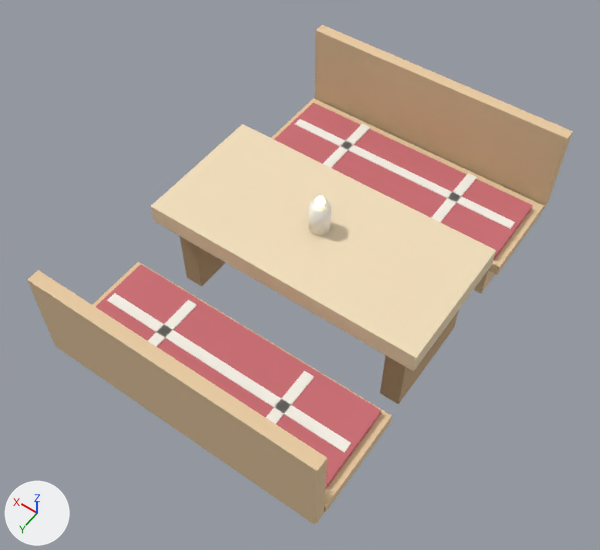
An edit to the glTF model cafe-chaos/game/public/models/table-ca-4.glb, drawn before and after from the same camera.
Camera for both pictures: a 50 mm lens placed at (-0.0677, 0.1023, 0.1676), pointed at (0.0013, 0.0057, 0.0158). Lighting does not change. The marker at lower left points along +X, +Y and +Z. The older version comes first. Where no turn or scale is listed for an object, it has been applied to the vertices. Vertices at exactly the same position are counted once.

Objects in the first picture: 'BenchBack', 'BenchBackCushion', 'BenchBackStripes', 'BenchFront', 'BenchFrontCushion', 'BenchFrontStripes', 'Candle', 'Legs', 'Top.001' and 1 more.
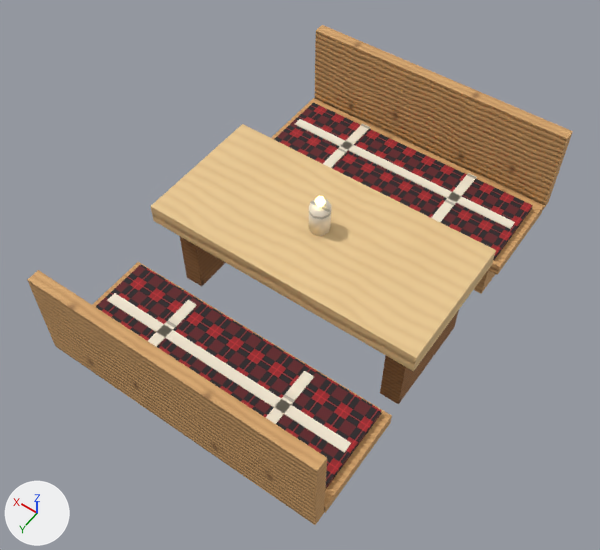
What differs and where, as boxes (x1, y1, x2, y2) in the pictures (600 x 550 px):
'Top.001', surface changed: (151, 124, 496, 371) in both
'BenchFront', surface changed (darker): (271, 25, 573, 293) in both
'BenchBack', surface changed (darker): (27, 262, 392, 525) in both
'BenchBackCushion', surface changed (pink to red): (96, 264, 381, 488) in both
'BenchFrontCushion', surface changed (pink to red): (274, 103, 533, 260) in both
'BenchBackStripes', surface changed: (107, 293, 351, 452) in both
'BenchFrontStripes', surface changed: (295, 119, 515, 229) in both
'Legs', surface changed: (180, 236, 459, 404) in both
'Candle', surface changed: (308, 199, 331, 236) in both

The change, as a list of edits to the scene's bpy script:
```text
Change mat_pine:
    where n0 = _N.new('ShaderNodeBsdfPrincipled'); n0.name = 'Principled BSDF'
    remove n0.inputs[0].default_value = (0.82, 0.6, 0.36, 1.0)  # 'Base Color', beige #eacba2
    add n2 = _N.new('ShaderNodeTexImage'); n2.name = 'Image Texture'
    add n2.image = img_tex_pine
    add n3 = _N.new('ShaderNodeNormalMap'); n3.name = 'Normal Map'
    add n3.uv_map = 'UVMap'
    add n4 = _N.new('ShaderNodeTexImage'); n4.name = 'Image Texture.001'
    add n4.image = img_nrm_pine
    add _L.new(n2.outputs[0], n0.inputs[0])  # 'Color' to 'Base Color'
    add _L.new(n3.outputs[0], n0.inputs[5])  # 'Normal' to 'Normal'
    add _L.new(n4.outputs[0], n3.inputs[1])  # 'Color' to 'Color'
Change mat_plaid:
    remove mat_plaid.base_color = (0.62, 0.16, 0.18)  # pink #ce6f76
    add mat_plaid.texture = img_tex_plaid
Change mat_cream:
    where n0 = _N.new('ShaderNodeBsdfPrincipled'); n0.name = 'Principled BSDF'
    remove n0.inputs[0].default_value = (0.97, 0.93, 0.85, 1.0)  # 'Base Color', white #fcf7ed
    add n2 = _N.new('ShaderNodeTexImage'); n2.name = 'Image Texture'
    add n2.image = img_tex_cream
    add n3 = _N.new('ShaderNodeNormalMap'); n3.name = 'Normal Map'
    add n3.uv_map = 'UVMap'
    add n4 = _N.new('ShaderNodeTexImage'); n4.name = 'Image Texture.001'
    add n4.image = img_nrm_cream
    add _L.new(n2.outputs[0], n0.inputs[0])  # 'Color' to 'Base Color'
    add _L.new(n3.outputs[0], n0.inputs[5])  # 'Normal' to 'Normal'
    add _L.new(n4.outputs[0], n3.inputs[1])  # 'Color' to 'Color'
Change mat_pinedark:
    where n0 = _N.new('ShaderNodeBsdfPrincipled'); n0.name = 'Principled BSDF'
    remove n0.inputs[0].default_value = (0.58, 0.38, 0.21, 1.0)  # 'Base Color', brown #c8a67e
    add n2 = _N.new('ShaderNodeTexImage'); n2.name = 'Image Texture'
    add n2.image = img_tex_pinedark
    add n3 = _N.new('ShaderNodeNormalMap'); n3.name = 'Normal Map'
    add n3.uv_map = 'UVMap'
    add n4 = _N.new('ShaderNodeTexImage'); n4.name = 'Image Texture.001'
    add n4.image = img_nrm_pinedark
    add _L.new(n2.outputs[0], n0.inputs[0])  # 'Color' to 'Base Color'
    add _L.new(n3.outputs[0], n0.inputs[5])  # 'Normal' to 'Normal'
    add _L.new(n4.outputs[0], n3.inputs[1])  # 'Color' to 'Color'
Change mat_maple:
    where n0 = _N.new('ShaderNodeBsdfPrincipled'); n0.name = 'Principled BSDF'
    remove n0.inputs[0].default_value = (0.9, 0.74, 0.5, 1.0)  # 'Base Color', beige #f3dfbc
    add n2 = _N.new('ShaderNodeTexImage'); n2.name = 'Image Texture'
    add n2.image = img_tex_maple
    add n3 = _N.new('ShaderNodeNormalMap'); n3.name = 'Normal Map'
    add n3.uv_map = 'UVMap'
    add n4 = _N.new('ShaderNodeTexImage'); n4.name = 'Image Texture.001'
    add n4.image = img_nrm_maple
    add _L.new(n2.outputs[0], n0.inputs[0])  # 'Color' to 'Base Color'
    add _L.new(n3.outputs[0], n0.inputs[5])  # 'Normal' to 'Normal'
    add _L.new(n4.outputs[0], n3.inputs[1])  # 'Color' to 'Color'
Change me_benchfrontstripes:
    where me_benchfrontstripes.from_pydata(...)  # 24 vertices, 36 faces; spans x -0.032..0.032, y -0.0455..-0.0265, z 0.0165..0.0167
    me_benchfrontstripes part 1: texture (UV) coordinates changed
Change me_legs:
    where me_legs.from_pydata(...)  # 24 vertices, 36 faces; spans x -0.0315..0.0315, y -0.013..0.013, z 0.0..0.023
    me_legs part 2: texture (UV) coordinates changed
Change me_top_001:
    where me_top_001.from_pydata(...)  # 8 vertices, 12 faces; spans x -0.035..0.035, y -0.017..0.017, z 0.023..0.028
    me_top_001 part 3: texture (UV) coordinates changed
```
